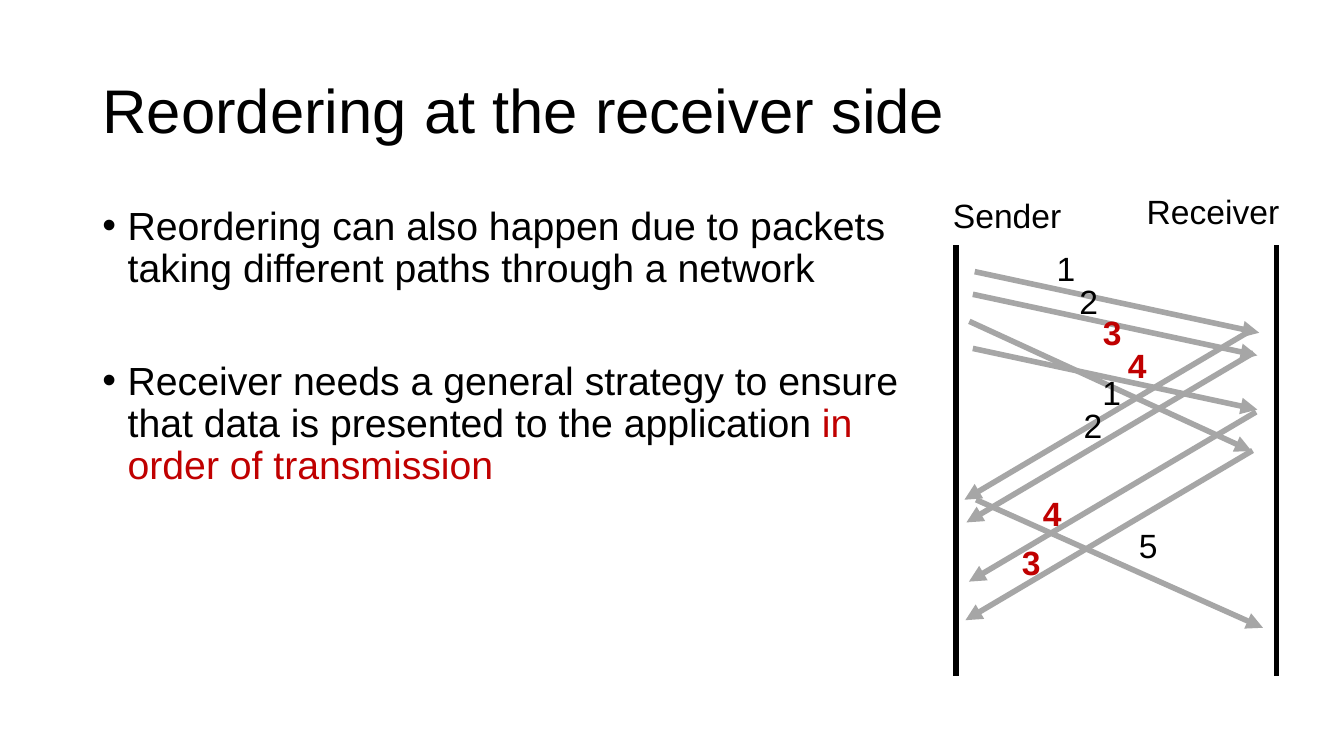
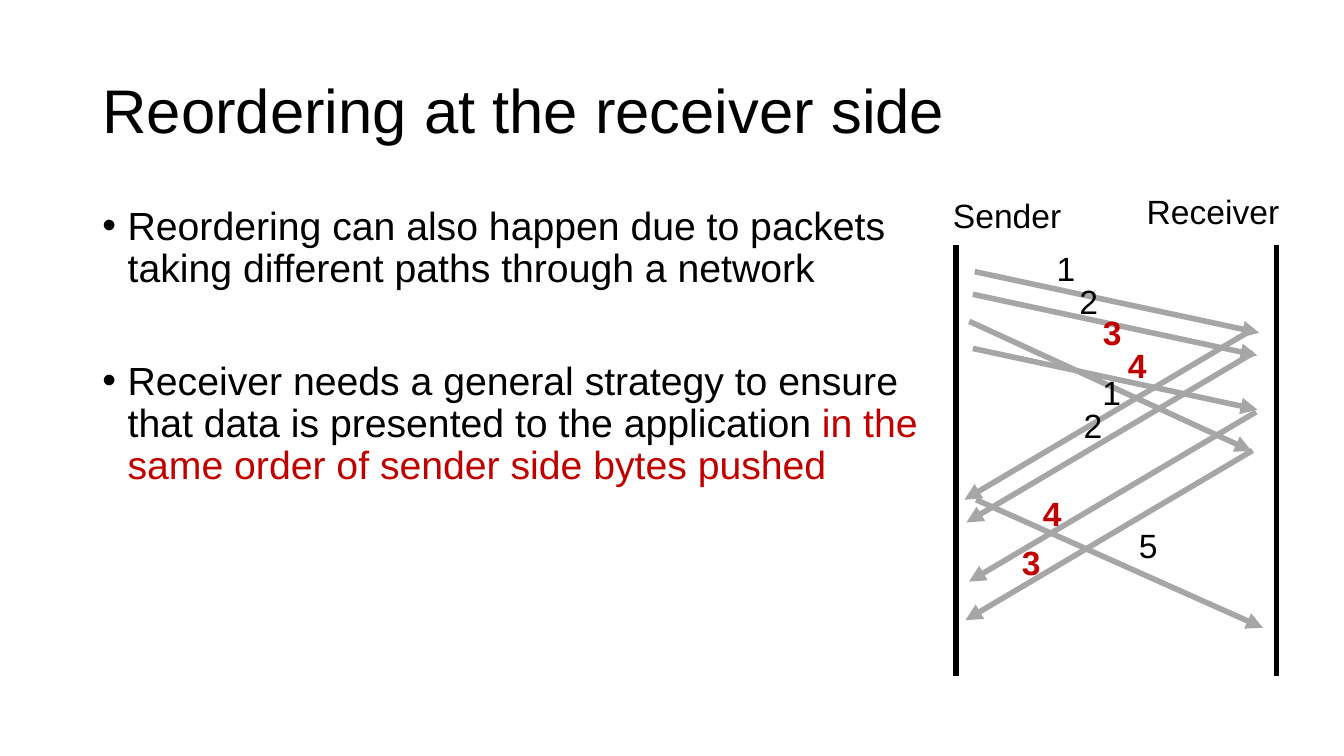
Before and after one commit to ngsrinivas/coursegen, a slide deck: slide 20 of ex/552-F19/lectures/05-transport.pptx (slide 16 before the commit). Drawn at 1344x756 pixels with LibreOffice and Linux fonts; fonts in the diff are those of the drawing. Boxes give left, top, right and bottom in pixels: in the first picture for what was removed or moved away, otherwise in the second. Text is boxed around its words. In the diff, an @@ line names an element or a change of style, - is before the commit and + after.

```diff
--- a/ex/552-F19/lectures/05-transport.pptx
+++ b/ex/552-F19/lectures/05-transport.pptx
@@ text at bbox=[128, 366, 917, 487]: text changed @@
-• Receiver needs a general strategy to ensure that data is presented to the application in order of transmission
+• Receiver needs a general strategy to ensure that data is presented to the application in the same order of sender side bytes pushed
```
Also in this commit, not shown: 6 other slides changed, 9 slides added, 2 other files.
